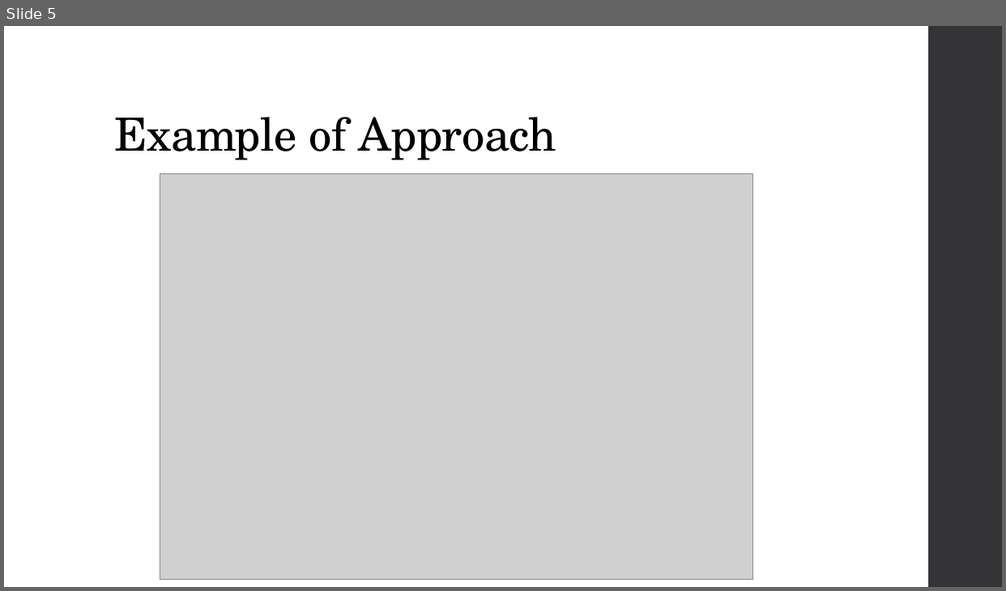
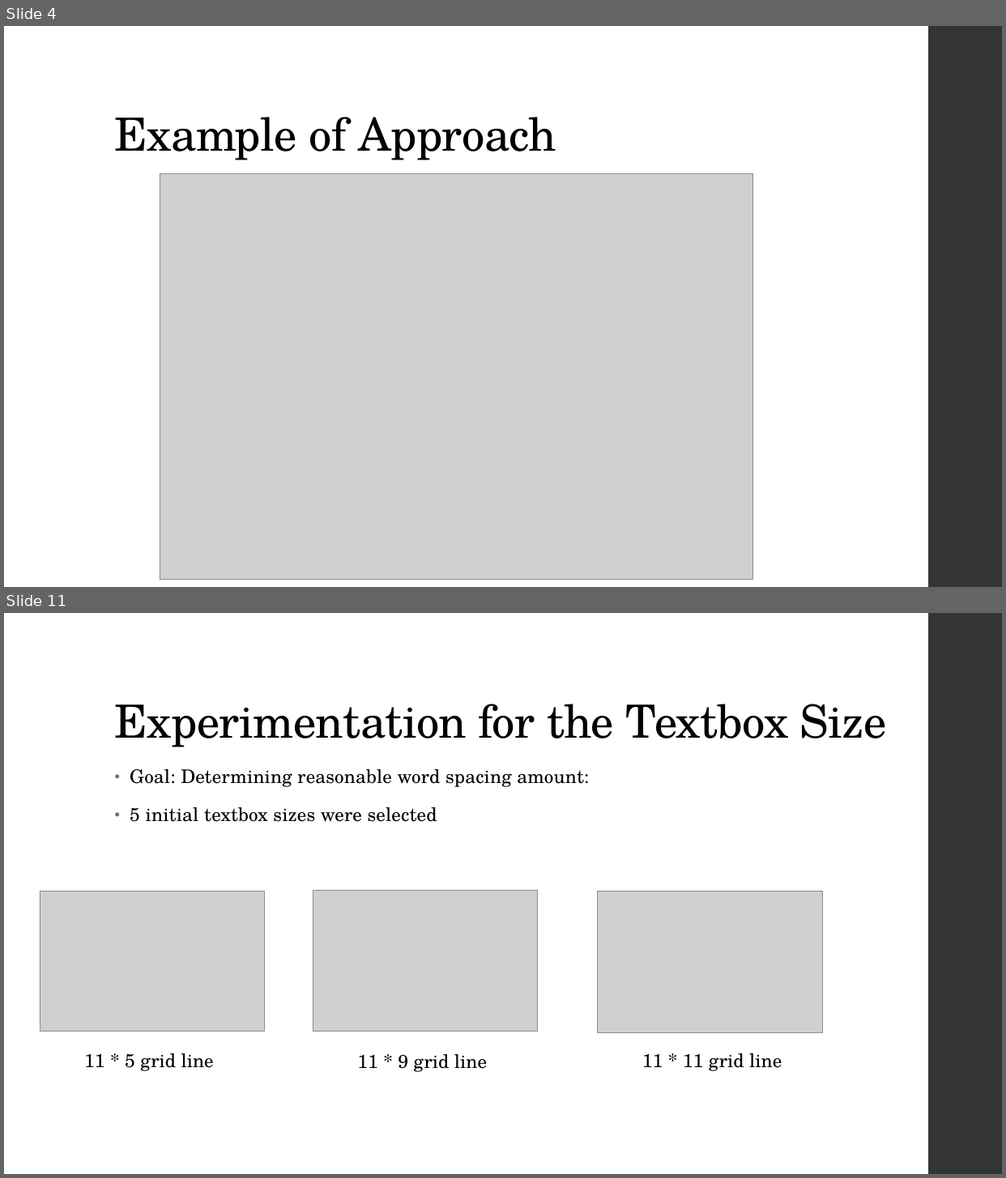
Before and after one commit to diederichk/StepCounter, a slide deck: MidtermPresentation/MidtermPresentation.pptx. Shown one above the other, each under a label of ours: slide 5 before the commit, slides 4 and 11 after it; the slides between them are not shown. The pictures are 1006x591 and 1006x1178 pixels, drawn with LibreOffice and Linux fonts; fonts in the diff are those of the drawing; grey boxes stand for pictures. Boxes give left, top, right and bottom in pixels: in the first picture for what was removed or moved away, otherwise in the second. Text is boxed around its words. In the diff, an @@ line names an element or a change of style, - is before the commit and + after.

```diff
--- a/MidtermPresentation/MidtermPresentation.pptx
+++ b/MidtermPresentation/MidtermPresentation.pptx
@@ slide 11 added at box(4, 613, 1002, 1174), background #FFFFFF; not listed: 1 template element that a slide beside it also shows @@
@@ title added at box(115, 704, 887, 747), 44 pt, text #000000 @@
+Experimentation for the Textbox Size
@@ text added at box(130, 769, 589, 822), 18 pt, text #000000 @@
+• Goal: Determining reasonable word spacing amount:
+• 5 initial textbox sizes were selected
@@ picture added at box(40, 891, 265, 1031) @@
@@ picture added at box(313, 890, 538, 1032) @@
@@ picture added at box(598, 891, 822, 1033) @@
@@ text added at box(84, 1054, 214, 1071), 18 pt, text #000000 @@
+11 * 5 grid line
@@ text added at box(357, 1054, 487, 1072), 18 pt, text #000000 @@
+11 * 9 grid line
@@ text added at box(642, 1054, 782, 1071), 18 pt, text #000000 @@
+11 * 11 grid line
@@ what was slide 5 is now slide 4 @@
```
Also in this commit, not shown: 4 slides changed, 8 other slides added, 2 slides removed.
